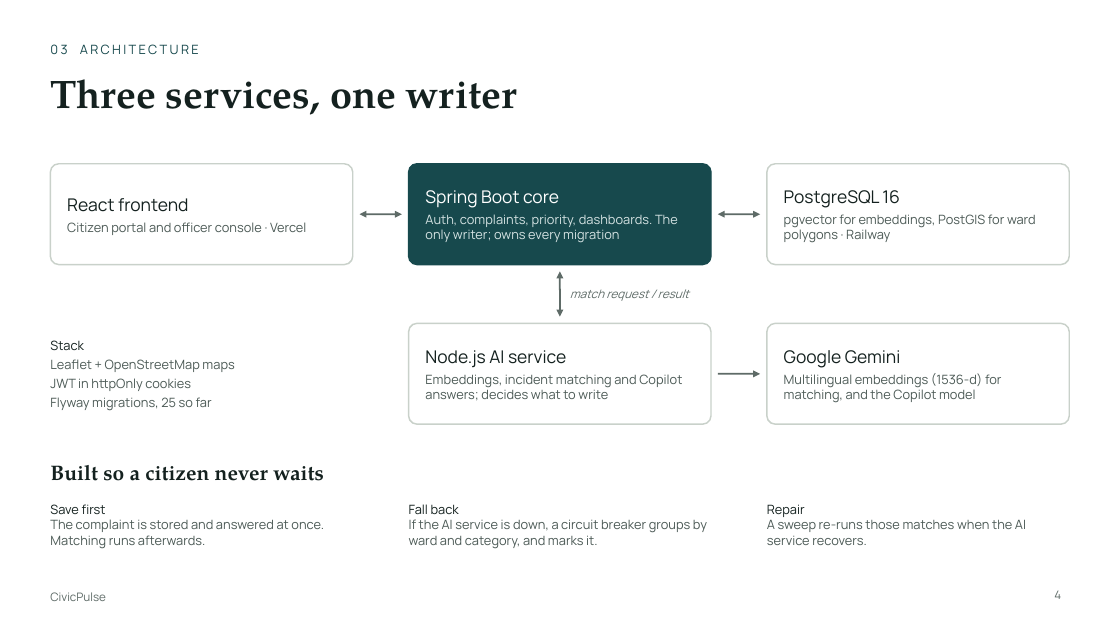
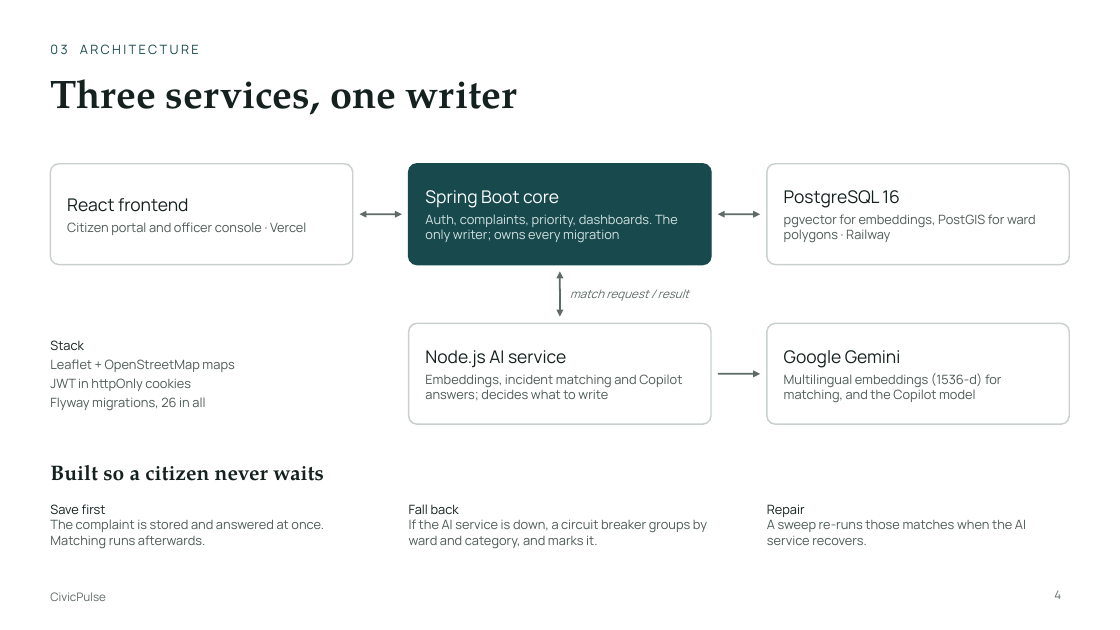
Before and after one commit to Proj-CivicPulse/CivicPulse, a slide deck: slide 4 of presentation/CivicPulse-final.pptx. Drawn at 1120x630 pixels with LibreOffice and Linux fonts; fonts in the diff are those of the drawing. Boxes give left, top, right and bottom in pixels: in the first picture for what was removed or moved away, otherwise in the second. Text is boxed around its words. In the diff, an @@ line names an element or a change of style, - is before the commit and + after.

```diff
--- a/presentation/CivicPulse-final.pptx
+++ b/presentation/CivicPulse-final.pptx
@@ text at (50, 397, 205, 411): text changed @@
-Flyway migrations, 25 so far
+Flyway migrations, 26 in all
```
Also in this commit, not shown: 2 other slides changed, 6 other files.
